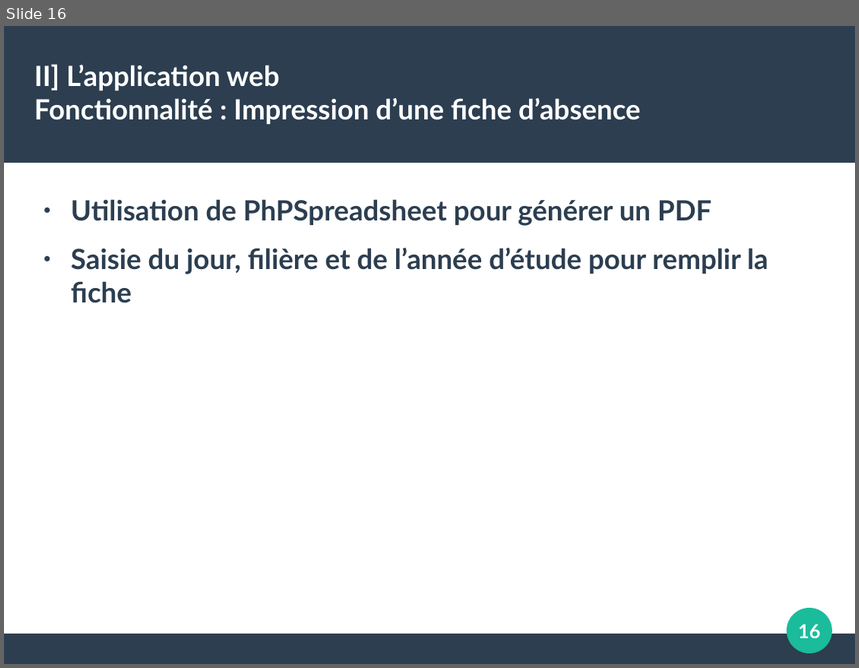
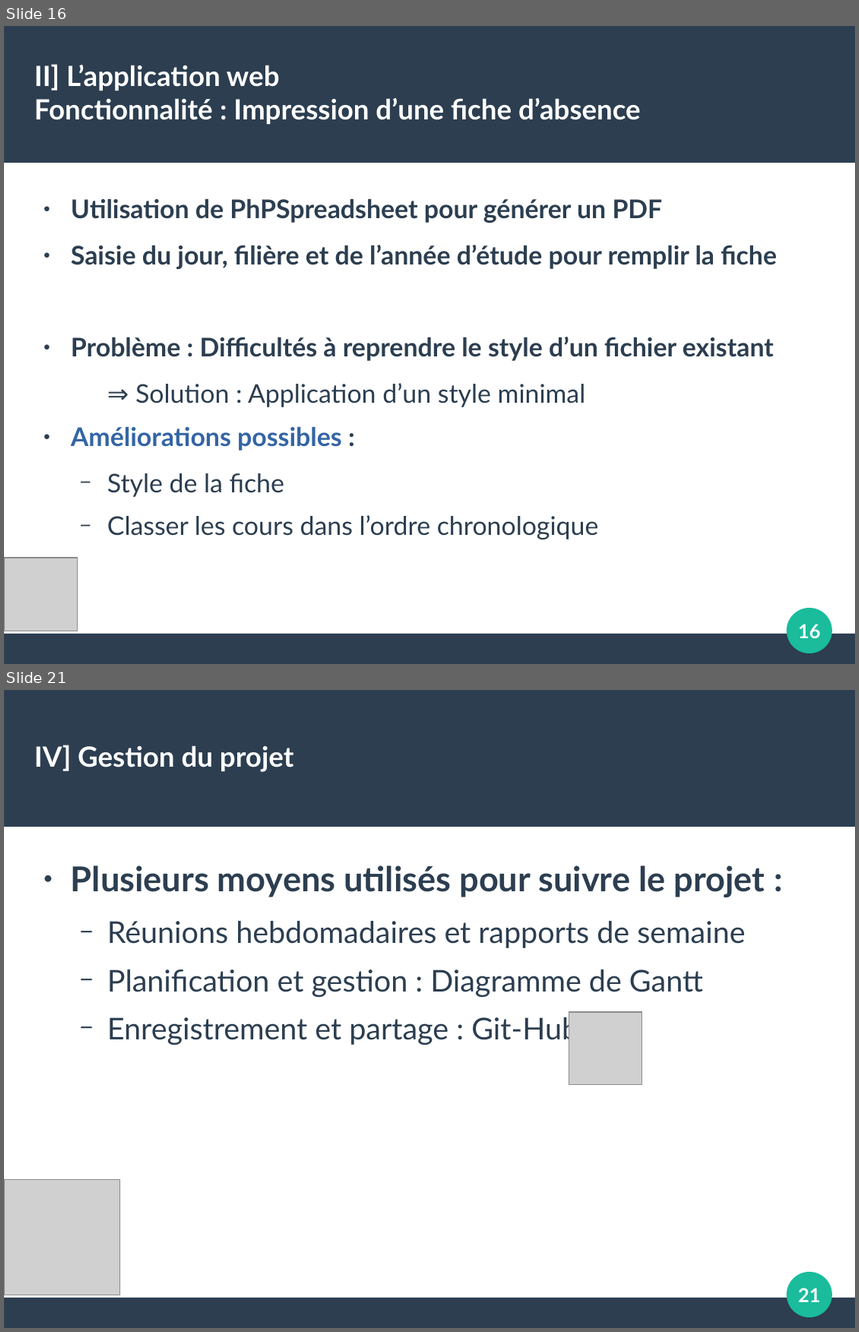
Before and after one commit to FlavienVernier/GestionEnseignantsEtudiants, a slide deck: DiapoSoutenance.odp. Shown one above the other, each under a label of ours: slide 16 before the commit, slides 16 and 21 after it; the slides between them are not shown. The pictures are 859x668 and 859x1332 pixels, drawn with LibreOffice and Linux fonts; fonts in the diff are those of the drawing; grey boxes stand for pictures. Boxes give left, top, right and bottom in pixels: in the first picture for what was removed or moved away, otherwise in the second. Text is boxed around its words. In the diff, an @@ line names an element or a change of style, - is before the commit and + after.

```diff
--- a/DiapoSoutenance.odp
+++ b/DiapoSoutenance.odp
@@ slide 21 added at bbox=[4, 690, 855, 1328], background #FFFFFF; not listed: 3 template elements that a slide beside it also shows @@
@@ title added at bbox=[34, 745, 294, 772], 26 pt, text #FFFFFF, bold @@
+IV] Gestion du projet
@@ text added at bbox=[71, 866, 766, 1046], 28 pt, text #2C3E50 @@
+● Plusieurs moyens utilisés pour suivre le projet :
+  − Réunions hebdomadaires et rapports de semaine
+  − Planification et gestion : Diagramme de Gantt
+  − Enregistrement et partage : Git-Hub
@@ picture added at bbox=[569, 1012, 642, 1084] @@
@@ picture added at bbox=[4, 1179, 120, 1296] @@
@@ page number added at bbox=[798, 1288, 820, 1303], 18 pt, text #FFFFFF, bold @@
+21
@@ slide 16 changed as well @@
@@ text at bbox=[71, 199, 777, 269]: size 26 to 24.1 pt in "Utilisation de PhPSpreadsheet pour générer un PDF", "Saisie du jour, filière et de l’année ..." @@
@@ text at bbox=[71, 337, 774, 540]: paragraphs added @@
+● Problème : Difficultés à reprendre le style d’un fichier existant
+  ⇒ Solution : Application d’un style minimal
+● Améliorations possibles :
+  − Style de la fiche
+  − Classer les cours dans l’ordre chronologique
@@ picture added at bbox=[4, 558, 78, 632] @@
```
Also in this commit, not shown: 15 other slides changed, 6 other slides added.
